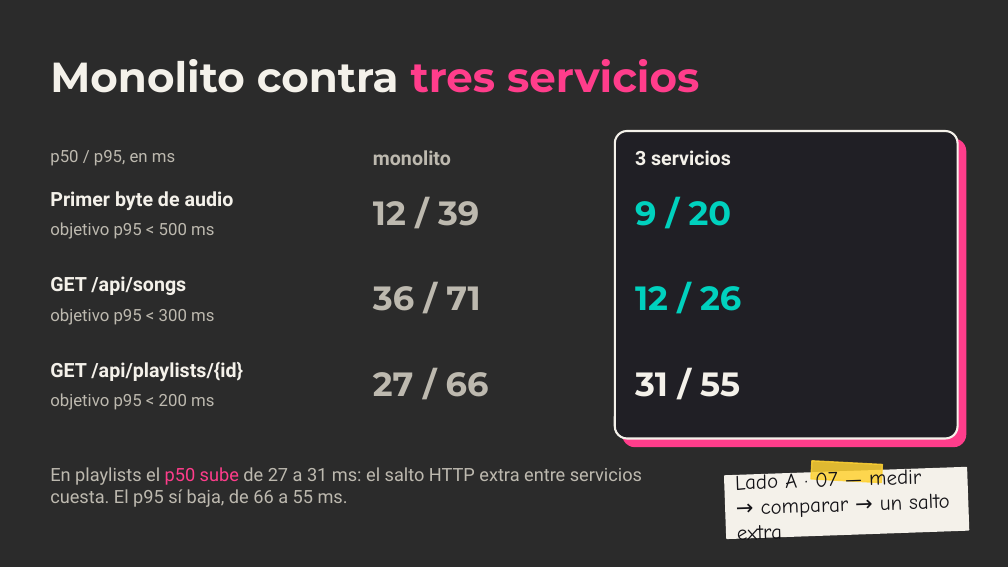
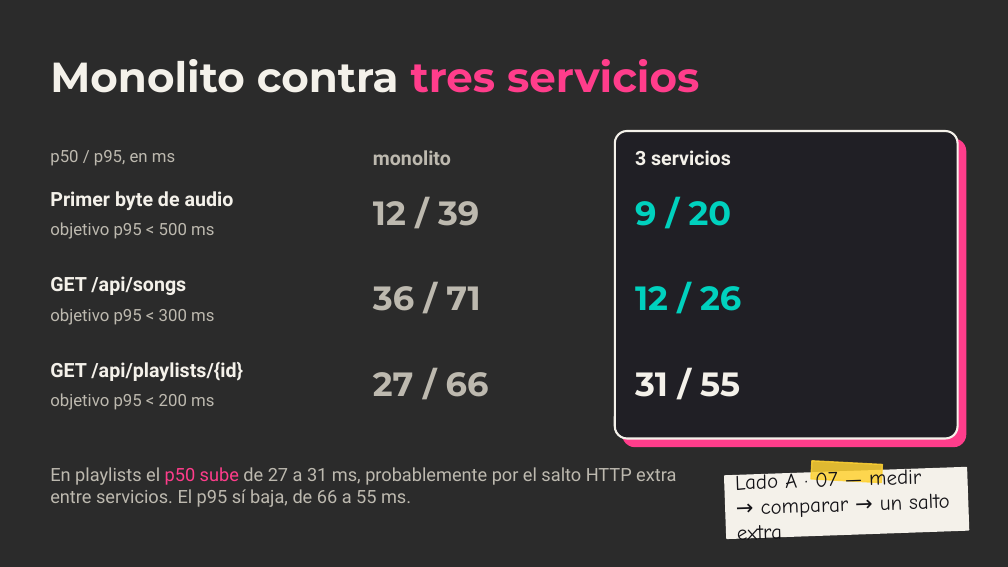
Before and after one commit to ChristianFRZ/FLDSMDFR, a slide deck: slide 7 of docs/presentacion/meloxo.pptx. Drawn at 1008x567 pixels with LibreOffice and Linux fonts; fonts in the diff are those of the drawing; background and template pictures are left out; a plain dark background stands for a picture behind light text. Boxes give left, top, right and bottom in pixels: in the first picture for what was removed or moved away, otherwise in the second. Text is boxed around its words. In the diff, an @@ line names an element or a change of style, - is before the commit and + after.

Commit message:
fix(presentacion): lámina 6 con auth_request, enlace interno y datos verificados; p50 de playlists como inferencia

```diff
--- a/docs/presentacion/meloxo.pptx
+++ b/docs/presentacion/meloxo.pptx
@@ text at (50, 467, 676, 507): text changed @@
-En playlists el p50 sube de 27 a 31 ms: el salto HTTP extra entre servicios cuesta. El p95 sí baja, de 66 a 55 ms.
+En playlists el p50 sube de 27 a 31 ms, probablemente por el salto HTTP extra entre servicios. El p95 sí baja, de 66 a 55 ms.
```
Also in this commit, not shown: 1 other slide changed, 2 other files.
